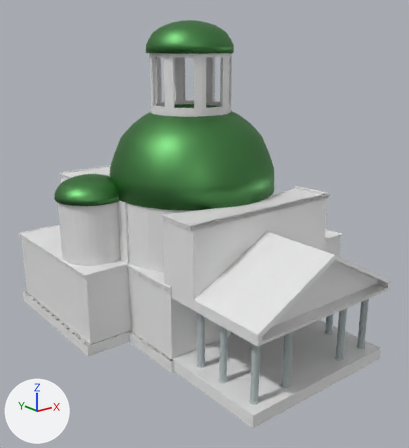
What one commit did to the Blender file FinalLevel/Assets/TempleFinal/RuinsTempleTextured.blend.
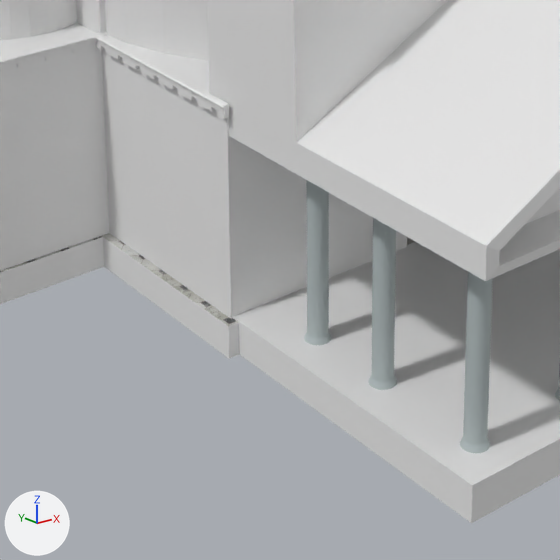
The first picture shows the older version from a camera (50 mm lens) standing at (-73.5, -90.9, 47.8) and looking at (-3.2, -3.0, 12.6). The close-ups show both versions on the part from 23% to 69% of the width and 56% to 98% of the height of that picture; other places that the commit changed are outside them. The lights are fixed; the arrows at lower left show +X, +Y and +Z.

The older version as bpy lines, for what is in view:
```python
me_cube_032 = bpy.data.meshes.new('Cube.032')
me_cube_032.from_pydata(...)  # 13 vertices, 6 faces; spans x -4.38..3.12, y -3.13..3.01, z 1.0
me_cube_032.materials.append(mat_tiledfloor)
me_cylinder_002 = bpy.data.meshes.new('Cylinder.002')
me_cylinder_002.from_pydata(...)  # 168 vertices, 136 faces; spans x 18.55..21.62, y 2.88..5.96, z -1.28..9.93
me_cylinder_002.materials.append(mat_whitestone)
me_cylinder_003 = bpy.data.meshes.new('Cylinder.003')
me_cylinder_003.from_pydata(...)  # 168 vertices, 136 faces; spans x 18.55..21.62, y 2.88..5.96, z -1.28..9.93
me_cylinder_003.materials.append(mat_whitestone)
me_cylinder_011 = bpy.data.meshes.new('Cylinder.011')
me_cylinder_011.from_pydata(...)  # 168 vertices, 136 faces; spans x 18.55..21.62, y 2.88..5.96, z -1.28..9.93
me_cylinder_011.materials.append(mat_whitestone)
ob_column = bpy.data.objects.new('Column', me_cylinder_011)
ob_column.location = (-37.0, -37.66, -6.68)
ob_column.scale = (1.0, 1.0, 1.16)
ob_column_002 = bpy.data.objects.new('Column.002', me_cylinder_002)
ob_column_002.location = (-37.0, -29.77, -6.68)
ob_column_002.scale = (1.0, 1.0, 1.16)
ob_column_004 = bpy.data.objects.new('Column.004', me_cylinder_003)
ob_column_004.location = (-37.0, -23.62, -6.68)
ob_column_004.scale = (1.0, 1.0, 1.16)
ob_floor = bpy.data.objects.new('Floor', me_cube_032)
ob_floor.location = (4.32, 9.75, -9.15)
ob_floor.scale = (7.76, 7.75, 1.16)
# also in view: 'FrontStep' at (-2.6, -24.8, -9.1); 'Trim.008' at (-24.2, 0.7, 6.4); 'Trim.004' at (-20.0, -6.7, 6.4); 'Floors One and Two.002' at (-0.3, 8.9, 5.4); 'Pediment' at (-2.6, -24.1, 12.1)
```
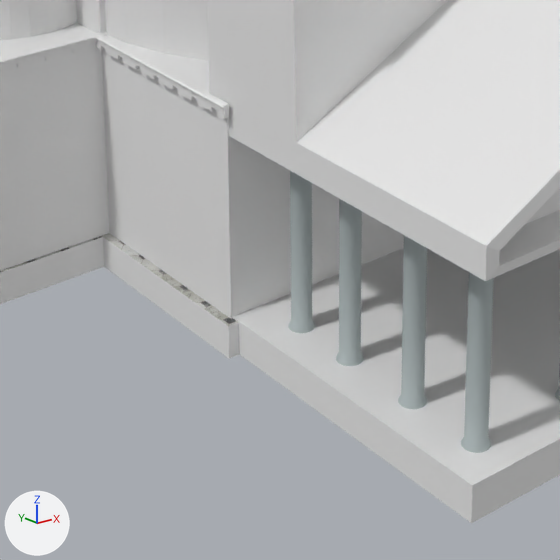
Pixel boxes [x1, y1, x2, y2] of what changed, in the close-ups (560 x 560 px):
'Column', moved: before [460, 272, 493, 453]; after [398, 235, 427, 409]
'Column.002', moved: before [368, 218, 397, 390]; after [461, 272, 494, 453]
'Column.004', moved: before [304, 180, 331, 345]; after [288, 171, 315, 333]
'Column.009', added: after [336, 199, 364, 366]

The change, as a list of edits to the scene's bpy script:
```text
Add img_whitestone_specular_png_003:
    img_whitestone_specular_png_003 = load_image('WhiteStone_Specular.png.003', 'WhiteStoneIMGS/WhiteStone_Specular.png', 2048, 2048, 'sRGB')
Add img_whitestone_albedo_png_003:
    img_whitestone_albedo_png_003 = load_image('WhiteStone_Albedo.png.003', 'WhiteStoneIMGS/WhiteStone_Albedo.png', 2048, 2048, 'sRGB')
Add img_whitestone_roughness_png_003:
    img_whitestone_roughness_png_003 = load_image('WhiteStone_Roughness.png.003', 'WhiteStoneIMGS/WhiteStone_Roughness.png', 2048, 2048, 'sRGB')
Add mat_whitestone_003:
    mat_whitestone_003 = bpy.data.materials.new('WhiteStone.003')
    # uses the picture img_whitestone_albedo_png_003
    # uses the picture img_whitestone_roughness_png_003
    # uses the picture img_whitestone_specular_png_003
Add me_cylinder_005:
    me_cylinder_005.from_pydata(...)  # 168 vertices, 136 faces; spans x 18.55..21.62, y 2.88..5.96, z -1.28..9.93
    me_cylinder_005.materials.append(mat_whitestone_003)
Change ob_column_002:
    ob_column_002.location: (-37.0, -29.77, -6.68) -> (-36.92, -37.66, -6.68)
Change ob_column_004:
    ob_column_004.location: (-37.0, -23.62, -6.68) -> (-36.92, -21.91, -6.68)
Change ob_column:
    ob_column.location: (-37.0, -37.66, -6.68) -> (-36.92, -32.36, -6.68)
Add ob_column_009:
    ob_column_009 = bpy.data.objects.new('Column.009', me_cylinder_005)
    ob_column_009.location = (-36.92, -26.63, -6.68)
    ob_column_009.scale = (1.0, 1.0, 1.16)
```
